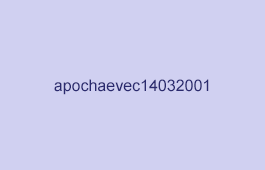
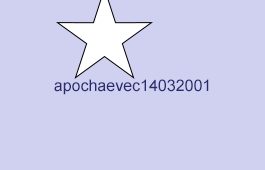
Revision of a layered 265 × 170 image; what changed, layer by layer:
added layer "Звезда 1" above "name" over box(56, 0, 153, 79)
